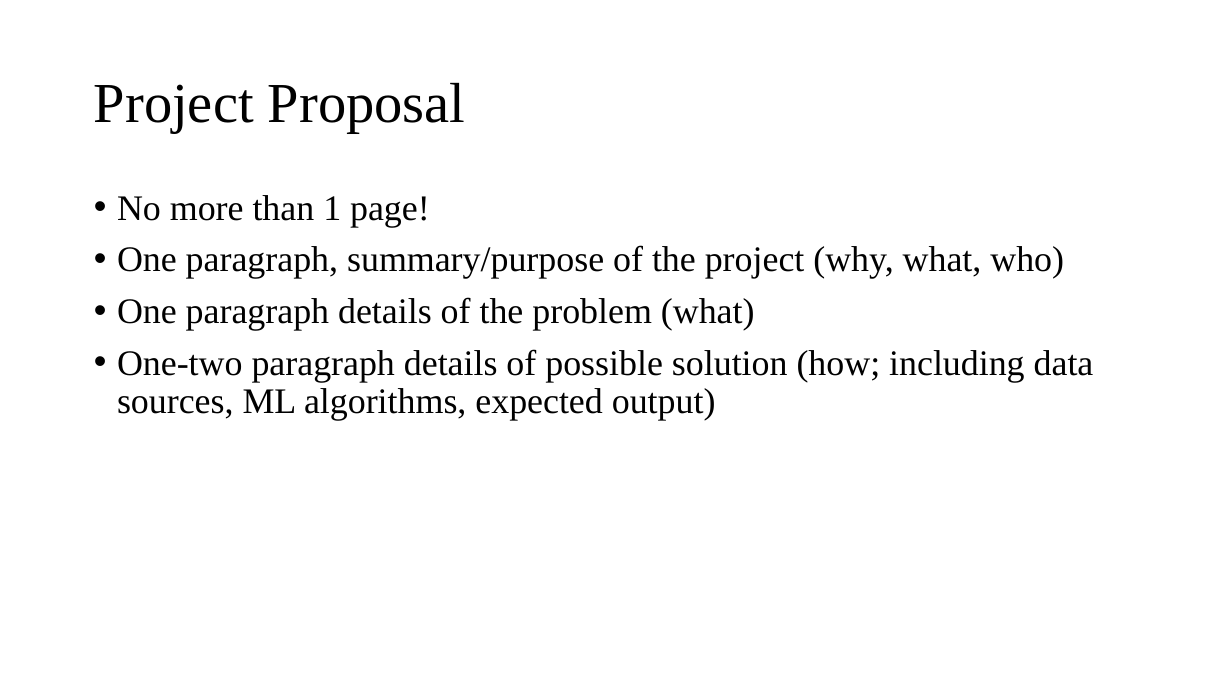
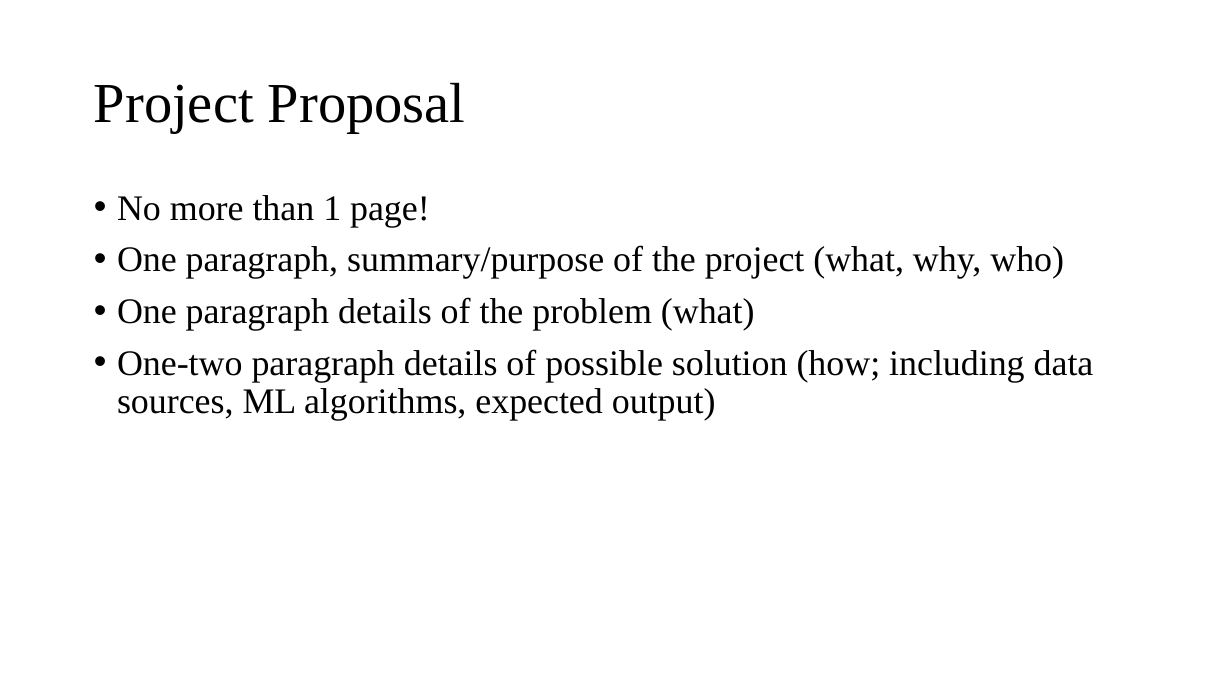
Before and after one commit to Amirosimani/Machine_Learning_Pratt, a slide deck: slide 6 of course slides/week_07.pptx. Drawn at 1232x693 pixels with LibreOffice and Linux fonts; fonts in the diff are those of the drawing. Boxes give left, top, right and bottom in pixels: in the first picture for what was removed or moved away, otherwise in the second. Text is boxed around its words. In the diff, an @@ line names an element or a change of style, - is before the commit and + after.

```diff
--- a/course slides/week_07.pptx
+++ b/course slides/week_07.pptx
@@ text at (117,245,1064,279): text changed @@
-• One paragraph, summary/purpose of the project (why, what, who)
+• One paragraph, summary/purpose of the project (what, why, who)
```
Also in this commit, not shown: 4 other files.
